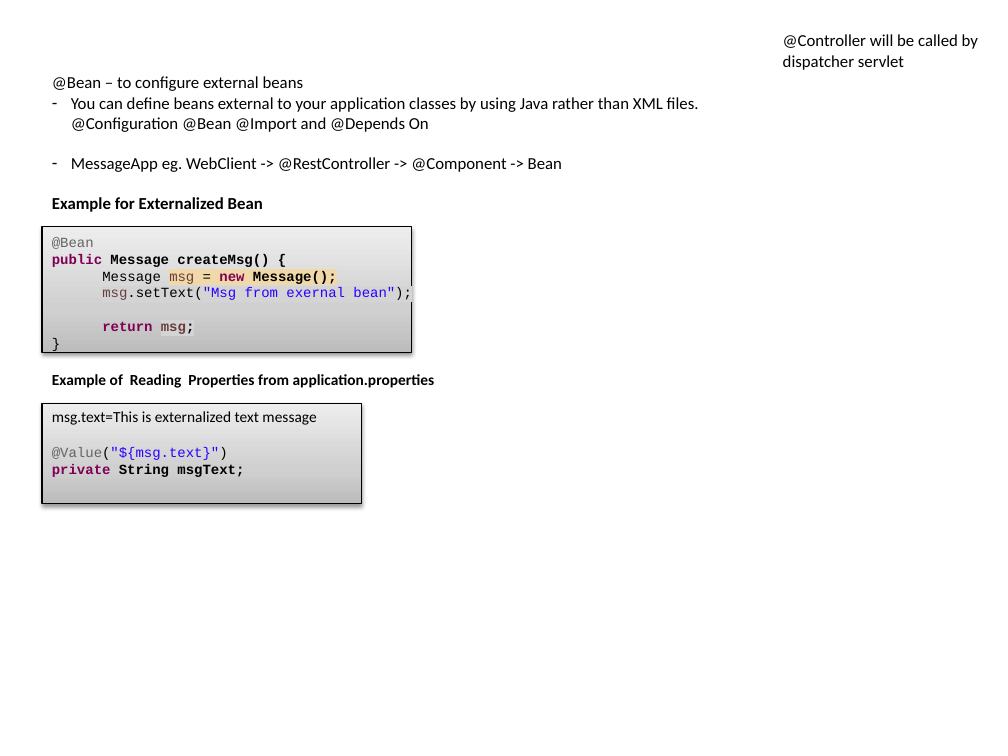
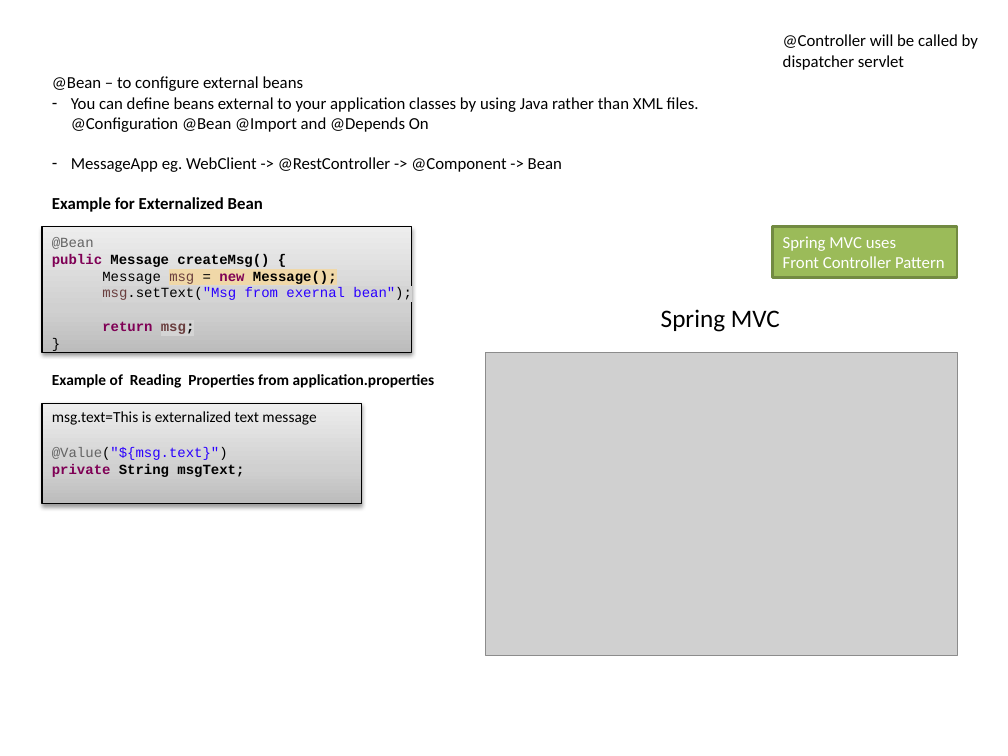
Before and after one commit to mdparthi/SpringBootApplication, a slide deck: slide 6 of info/SpringBootDocumentation.pptx. Drawn at 1008x756 pixels with LibreOffice and Linux fonts; fonts in the diff are those of the drawing; grey boxes stand for pictures. Boxes give left, top, right and bottom in pixels: in the first picture for what was removed or moved away, otherwise in the second. Text is boxed around its words. In the diff, an @@ line names an element or a change of style, - is before the commit and + after.

```diff
--- a/info/SpringBootDocumentation.pptx
+++ b/info/SpringBootDocumentation.pptx
@@ rectangle added at bbox=[773, 227, 958, 277], fill #9BBB59, outline #738A42 2 pt, 12 pt, text #FFFFFF @@
+Spring MVC uses
+Front Controller Pattern
@@ text added at bbox=[661, 309, 780, 332], 18 pt, text #000000 @@
+Spring MVC
@@ picture added at bbox=[486, 353, 958, 655] @@
```
Also in this commit, not shown: 1 other slide changed, 3 slides added, 1 other file.
